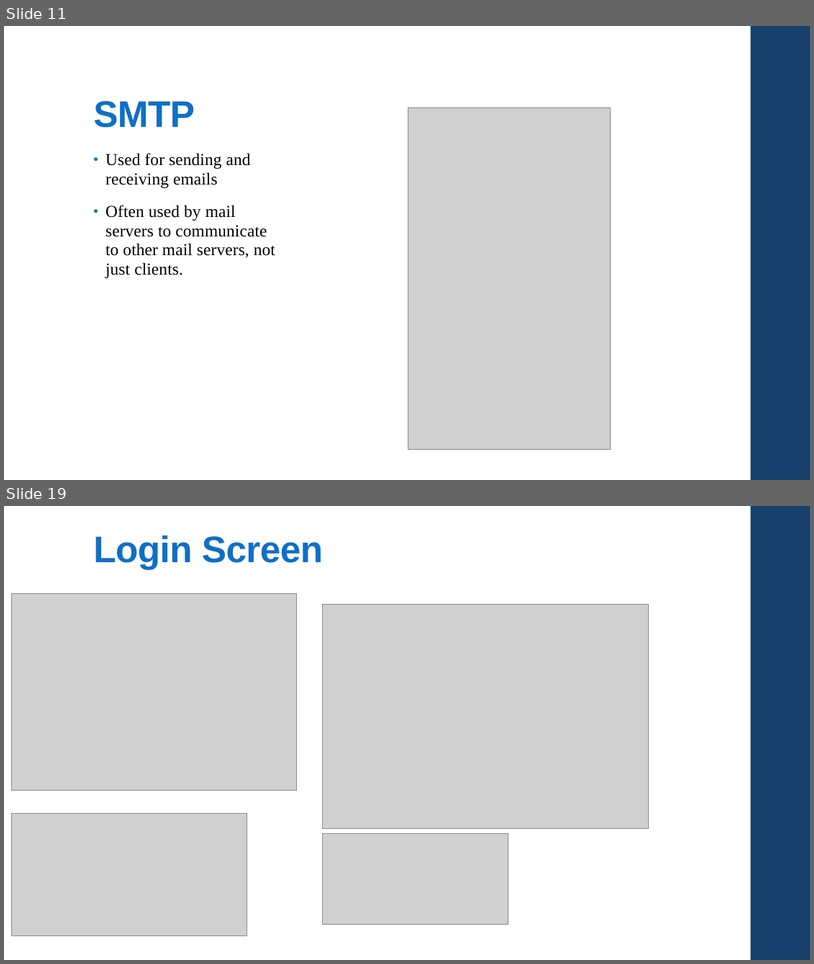
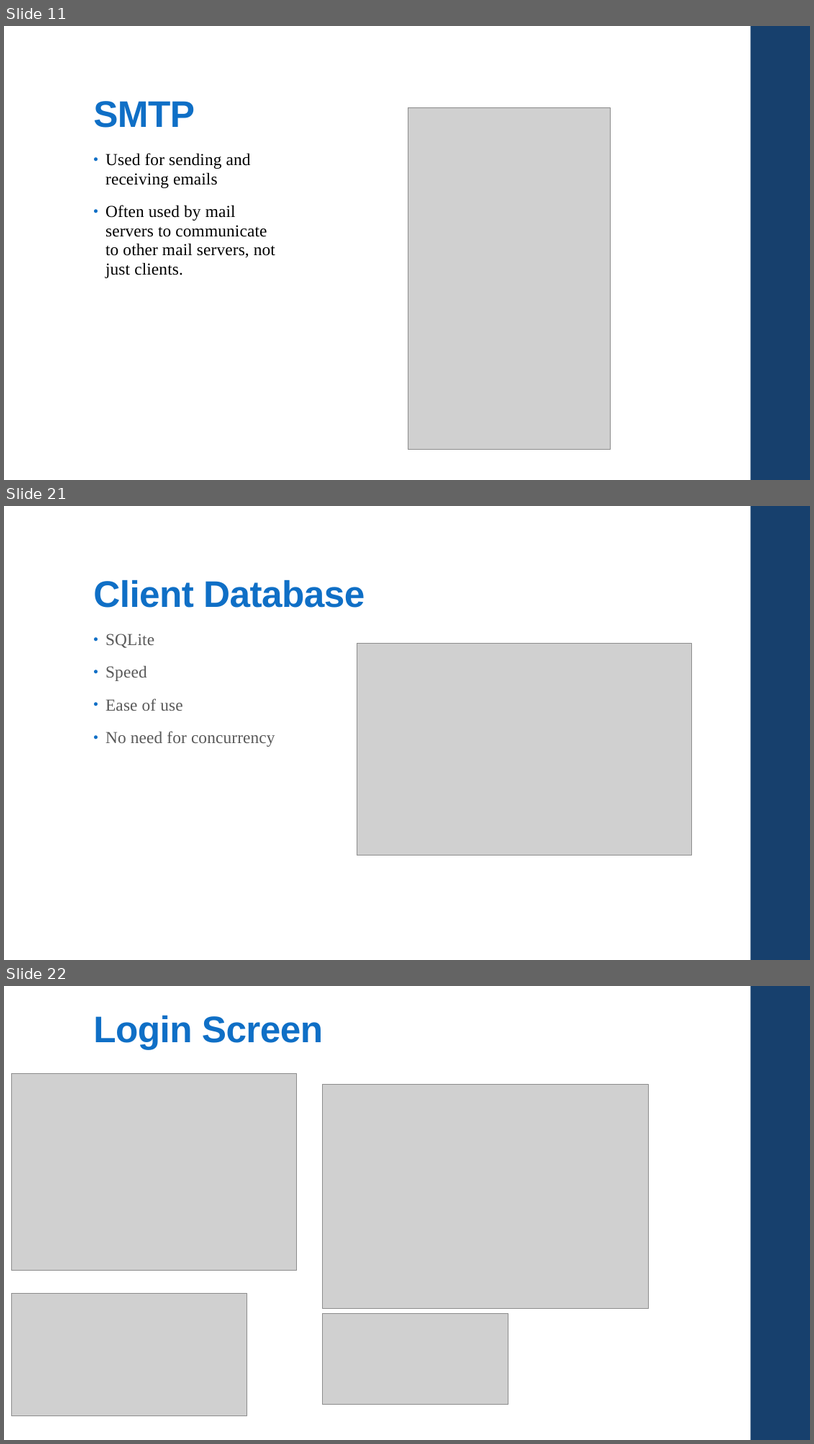
Before and after one commit to csc4350adept/csc4350, a slide deck: Documentation/Pres.pptx. Shown one above the other, each under a label of ours: slides 11 and 19 before the commit, slides 11, 21 and 22 after it; the slides between them are not shown. The pictures are 814x964 and 814x1444 pixels, drawn with LibreOffice and Linux fonts; fonts in the diff are those of the drawing; grey boxes stand for pictures. Boxes give left, top, right and bottom in pixels: in the first picture for what was removed or moved away, otherwise in the second. Text is boxed around its words. In the diff, an @@ line names an element or a change of style, - is before the commit and + after.

```diff
--- a/Documentation/Pres.pptx
+++ b/Documentation/Pres.pptx
@@ slide 21 added at [4, 506, 810, 960], background #FFFFFF; not listed: 1 template element that a slide beside it also shows @@
@@ title added at [93, 579, 365, 608], 44 pt, text #0F6FC6, bold @@
+Client Database
@@ text added at [106, 633, 275, 746], 20 pt, text #595959 @@
+• SQLite
+• Speed
+• Ease of use
+• No need for concurrency
@@ picture added at [358, 644, 692, 855] @@
@@ what was slide 19 is now slide 22 @@
```
Also in this commit, not shown: 9 other slides added, 5 slides removed.
